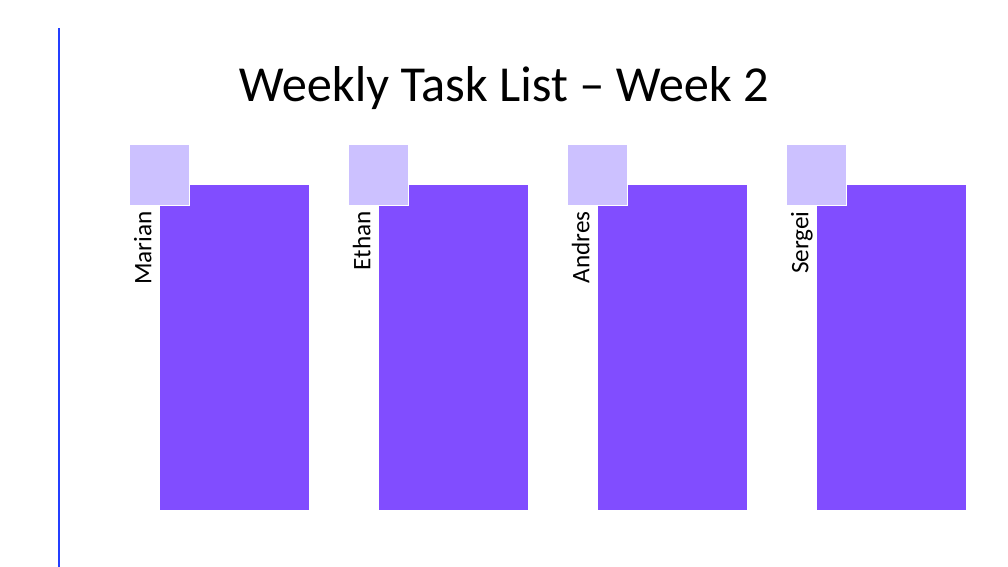
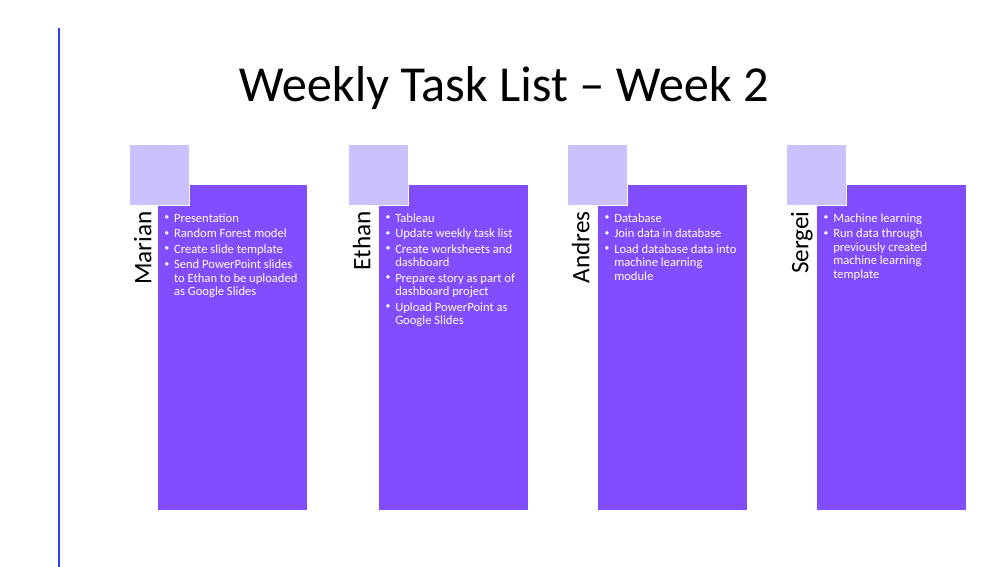
Before and after one commit to apombo90/Predicting_Heart_Disease, a slide deck: slide 6 of Data Analytics Group 7 Workflow Procedure.pptx. Drawn at 1008x567 pixels with LibreOffice and Linux fonts; fonts in the diff are those of the drawing. Boxes give left, top, right and bottom in pixels: in the first picture for what was removed or moved away, otherwise in the second. Text is boxed around its words. In the diff, an @@ line names an element or a change of style, - is before the commit and + after.

```diff
--- a/Data Analytics Group 7 Workflow Procedure.pptx
+++ b/Data Analytics Group 7 Workflow Procedure.pptx
@@ group added at [174, 213, 927, 326]: 4 texts @@
+  • Presentation
+  • Random Forest model
+  • Create slide template
+  • Send PowerPoint slides to Ethan to be uploaded as Google Slides
+  • Tableau
+  • Update weekly task list
+  • Create worksheets and dashboard
+  • Prepare story as part of dashboard project
+  • Upload PowerPoint as Google Slides
+  • Database
+  • Join data in database
+  • Load database data into machine learning module
+  • Machine learning
+  • Run data through previously created machine learning template
```
Also in this commit, not shown: 1 slide added.
